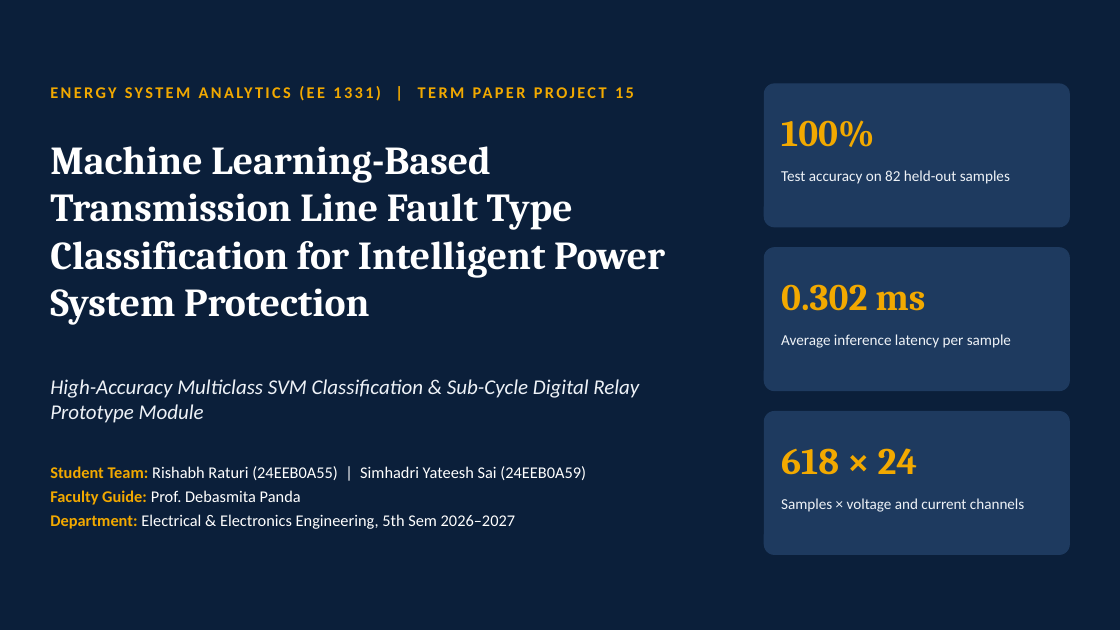
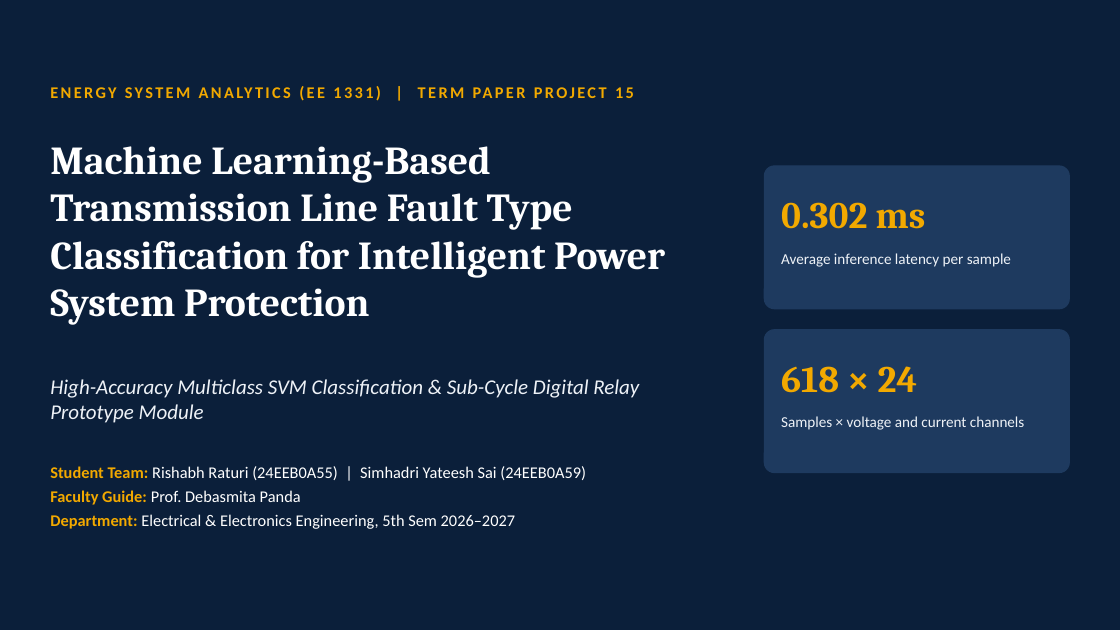
Before and after one commit to rishabhraturi05/esa_ml, a slide deck: slide 1 of ESA_Project15_Fault_Classification_Presentation.pptx. Drawn at 1120x630 pixels with LibreOffice and Linux fonts; fonts in the diff are those of the drawing. Boxes give left, top, right and bottom in pixels: in the first picture for what was removed or moved away, otherwise in the second. Text is boxed around its words. In the diff, an @@ line names an element or a change of style, - is before the commit and + after.

```diff
--- a/ESA_Project15_Fault_Classification_Presentation.pptx
+++ b/ESA_Project15_Fault_Classification_Presentation.pptx
@@ rounded rectangle removed at (x1=765, y1=84, x2=1070, y2=227) @@
@@ text removed at (x1=781, y1=120, x2=874, y2=147) @@
-100%
@@ 4 texts, 2 rounded rectangles moved together from (x1=765, y1=248, x2=1070, y2=555) to (x1=765, y1=166, x2=1070, y2=473) @@
@@ text removed at (x1=781, y1=170, x2=1010, y2=184) @@
-Test accuracy on 82 held-out samples
```
Also in this commit, not shown: 1 other slide changed, 1 slide added, 3 slides removed, 15 other files.
